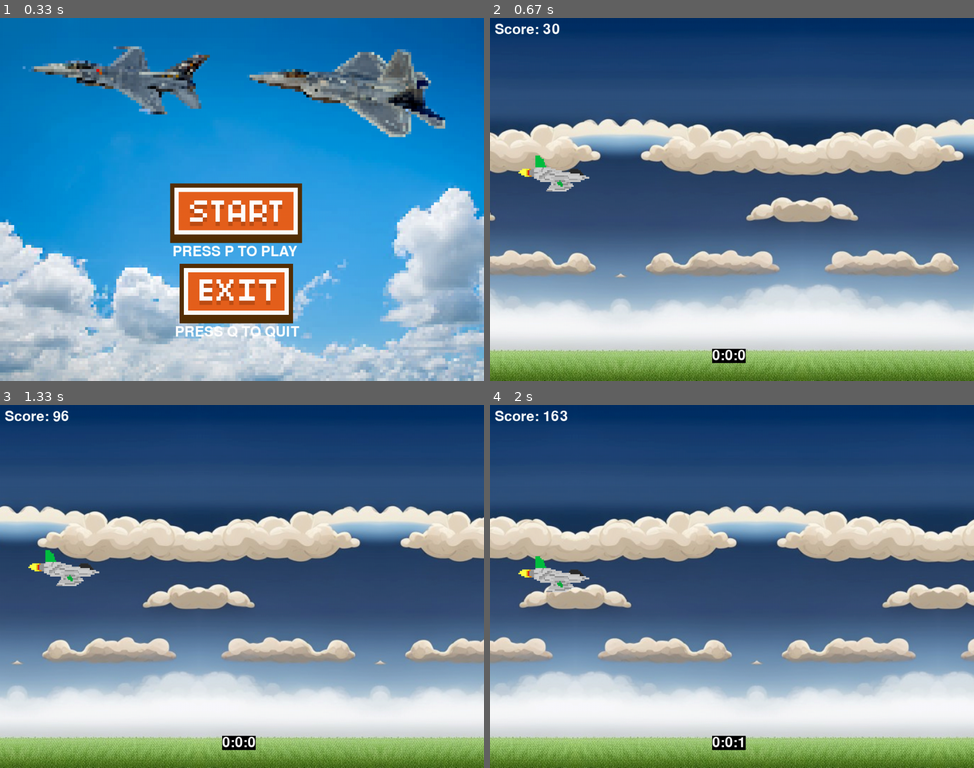
Above: before the commit, frames 1-4 (two rows, left to right).
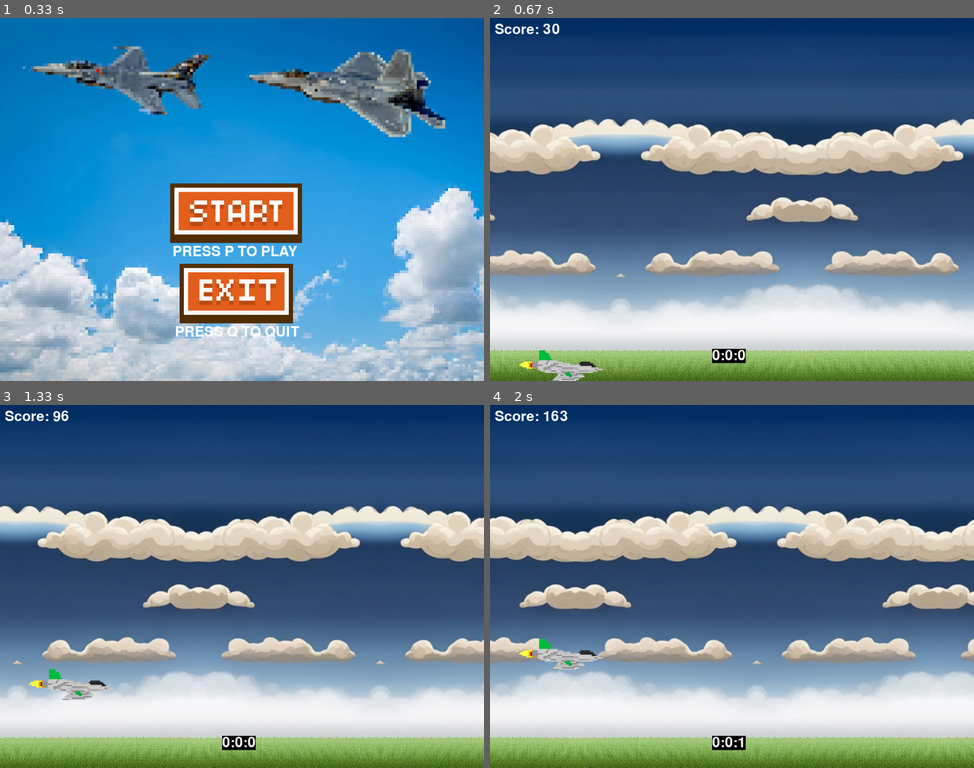
Above: after the commit, the same moments.

Repository: NezirNezirevic1054620/pygame_app
Game: pygame game, started from game.py
Two runs of this game, one before a commit and one after it. Both use one fixed random seed, a clock stepped at 60 frames per second and the inputs below.
Inputs:
- Up to frame 1 (0.33 s): no input
- Up to frame 2 (0.67 s): tap P at 0.33 s
- Up to frame 3 (1.33 s): hold Up 0.67-1.13 s; hold Down from 1.17 s (still down)
- Up to frame 4 (2 s): release Down at 1.47 s; hold Up 1.5-1.87 s; hold Down from 1.9 s (still down)

Frame 1 is identical in both runs. In frame 2, 1.2% of the frame differs, in the area x 5-24%, y 37-100%; in frame 3, 1.2%; in frame 4, 1.2%.

Commit message:
removed unused code

Diff:
--- a/screens/start_game_screen.py
+++ b/screens/start_game_screen.py
@@ -4,33 +4,15 @@
 from utils.game_sound import press_button_sound, game_over_sound
 from screens.game_over_screen import game_over_screen
 from screens.start_screen import start_screen
+from classes.player import Player
 
 pygame.init()
 gravity = 0.1
-plane = pygame.transform.scale(pygame.image.load(
-    'images/vliegtuigje2.png'), (150, 80))
+plane = pygame.image.load("images/vliegtuigje2.png")
 enemy_image = pygame.transform.scale(
     pygame.image.load("images/vliegtuigje3.png"), (150, 80))
 
 ENEMY_WIDTH, ENEMY_HEIGHT = 150, 80
-
-# functie om vliegtuig te drawen
-
-
-def draw_player(canvas, player_x, player_y):
-    player = pygame.draw.circle(canvas, 'black', (player_x, player_y), 0)
-    canvas.blit(plane, (player_x - 40, player_y - 30))
-    return player
-
-
-# functie om vliegtuig bewegend te krijgen
-def move_player(y_pos, speed, fly):
-    if fly:
-        speed += gravity
-    else:
-        speed -= gravity
-    y_pos -= speed
-    return y_pos, speed
 
 
 # functie om random enemy positie te genereren
@@ -52,11 +34,8 @@
     background_width = background.get_width()
 
     # vliegtuigplayer variabelen
-    active = True
     player_x = 100
     player_y = 300
-    flying = False
-    y_speed = 0
 
     # scrolling background variabelen
     scroll = 0
@@ -76,6 +55,9 @@
     score = 0
     score_counter = font.render(f'Score: {score}', True, (255, 255, 255))
     run = True
+    all_sprites = pygame.sprite.Group()
+    player = Player(plane, 0.3)
+    all_sprites.add(player)
     while run:
         clock.tick(GAME_SPEED)
 
@@ -113,51 +95,42 @@
             f'Score: {score // 60}', True, (255, 255, 255))
 
         # Generate enemies
-        enemy_spawn_timer += 1
-        if enemy_spawn_timer >= 5 * GAME_SPEED:
-            enemy_spawn_timer = 0
-            enemy_x, enemy_y = generate_enemy_position(SCREEN_WIDTH)
-            enemies.append([enemy_x, enemy_y])
-
-        for enemy_x, enemy_y in enemies:
-            draw_enemy(canvas, enemy_x, enemy_y)
-
-            # Update enemy positions here
-            enemy_x -= 10
-
-            # Check for collision
-            if enemy_x < player_x + 150 and enemy_x + 150 > player_x and enemy_y < player_y + 80 and enemy_y + 80 > player_y:
-                # Handle collision
-                run = False
-                active = False
-                press_button_sound()
-                game_over_sound()
-                game_over_screen(
-                    SCREEN_HEIGHT=SCREEN_HEIGHT,
-                    SCREEN_WIDTH=SCREEN_WIDTH,
-                    canvas=canvas,
-                    font=font,
-                    text_color=text_color
-                )
-
-        if active:
-            draw_player(canvas=canvas, player_x=player_x, player_y=player_y)
-            player_y, y_speed = move_player(player_y, y_speed, flying)
-
+        # enemy_spawn_timer += 1
+        # if enemy_spawn_timer >= 5 * GAME_SPEED:
+        #     enemy_spawn_timer = 0
+        #     enemy_x, enemy_y = generate_enemy_position(SCREEN_WIDTH)
+        #     enemies.append([enemy_x, enemy_y])
+        #
+        # for enemy_x, enemy_y in enemies:
+        #     draw_enemy(canvas, enemy_x, enemy_y)
+        #
+        #     # Update enemy positions here
+        #     enemy_x -= 10
+        #
+        #     # Check for collision
+        #     if enemy_x < player_x + 150 and enemy_x + 150 > player_x and enemy_
+        #     y < player_y + 80 and enemy_y + 80 > player_y:
+        #         # Handle collision
+        #         run = False
+        #         active = False
+        #         press_button_sound()
+        #         game_over_sound()
+        #         game_over_screen(
+        #             SCREEN_HEIGHT=SCREEN_HEIGHT,
+        #             SCREEN_WIDTH=SCREEN_WIDTH,
+        #             canvas=canvas,
+        #             font=font,
+        #             text_color=text_color
+        #         )
+        all_sprites.update()
+        all_sprites.draw(canvas)
         pygame.display.flip()
         for event in pygame.event.get():
             if event.type == pygame.QUIT:
                 run = False
-            if event.type == pygame.KEYDOWN:
-                if event.key == pygame.K_UP:
-                    flying = True
-            if event.type == pygame.KEYUP:
-                if event.key == pygame.K_UP:
-                    flying = False
             elif event.type == pygame.KEYDOWN:
                 if event.key == pygame.K_m:
                     run = False
-                    active = False
                     press_button_sound()
                     start_screen(canvas=canvas)
                     pygame.display.flip()
@@ -165,7 +138,6 @@
                     quit()
                 if event.key == pygame.K_r:
                     run = False
-                    active = False
                     press_button_sound()
                     game_over_sound()
                     game_over_screen(
Not shown, changed: .gitignore
